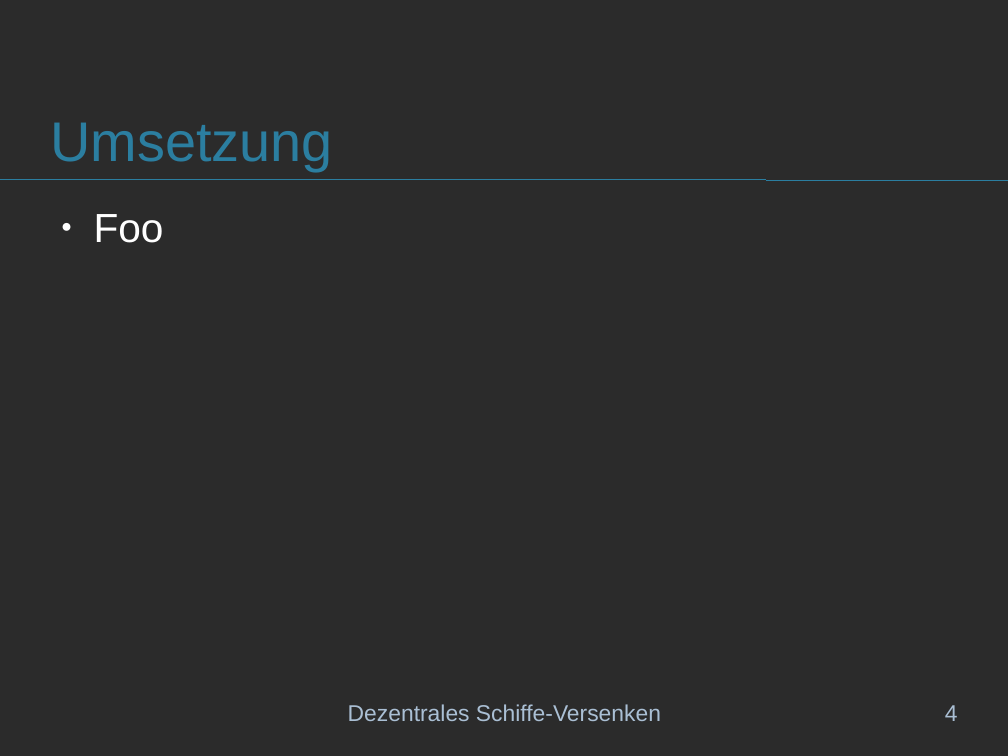
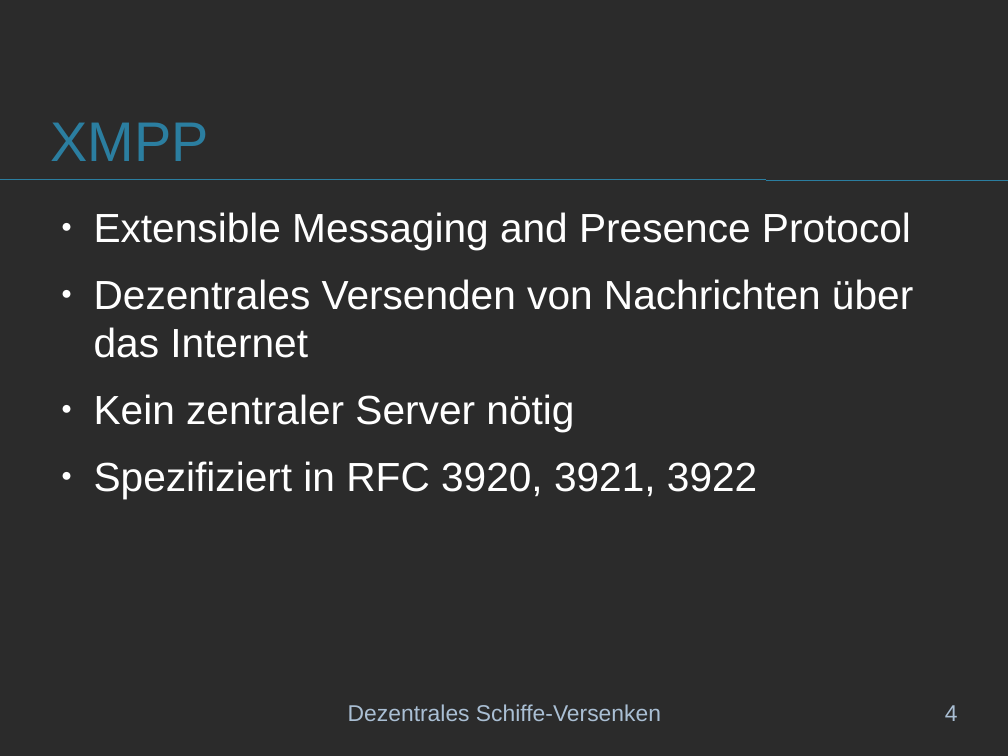
Before and after one commit to schiffchen/documentation, a slide deck: slide 4 of Praesentation/Projektpraesentation.odp. Drawn at 1008x756 pixels with LibreOffice and Linux fonts; fonts in the diff are those of the drawing; background and template pictures are left out; a plain dark background stands for a picture behind light text. Boxes give left, top, right and bottom in pixels: in the first picture for what was removed or moved away, otherwise in the second. Text is boxed around its words. In the diff, an @@ line names an element or a change of style, - is before the commit and + after.

Commit message:
Added XMPP information

```diff
--- a/Praesentation/Projektpraesentation.odp
+++ b/Praesentation/Projektpraesentation.odp
@@ title at (50, 122, 208, 161): text changed @@
-Umsetzung
+XMPP
@@ text at (94, 212, 913, 498): text changed @@
-● Foo
+● Extensible Messaging and Presence Protocol
+● Dezentrales Versenden von Nachrichten über das Internet
+● Kein zentraler Server nötig
+● Spezifiziert in RFC 3920, 3921, 3922
```
Also in this commit, not shown: 1 slide added, 2 other files.
